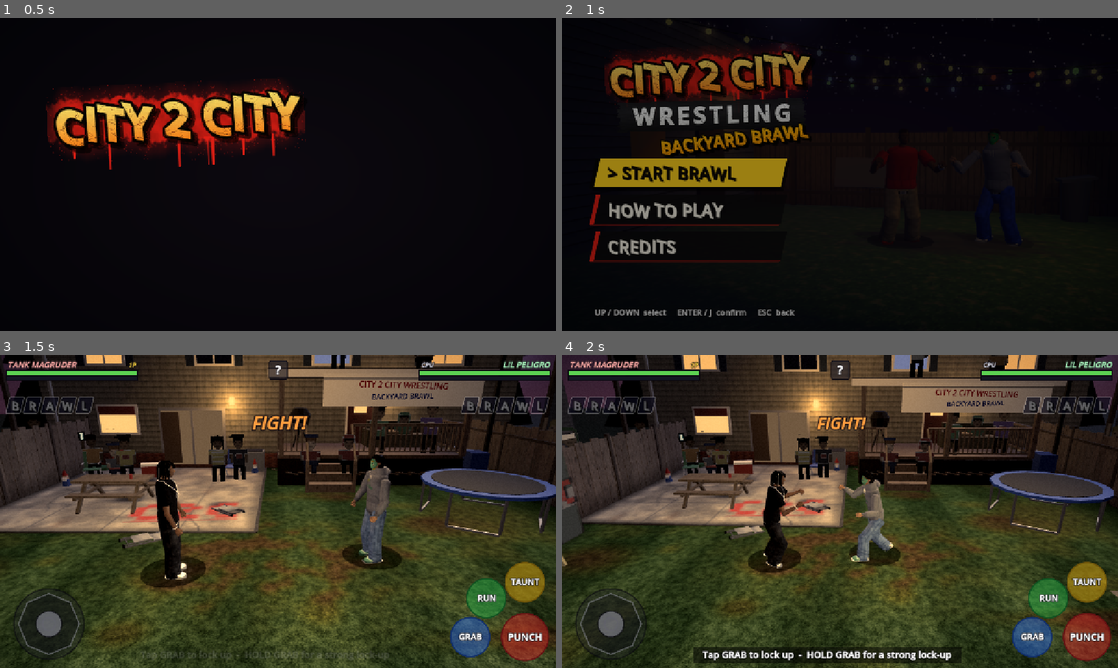
Above: before the commit, frames 1-4 (two rows, left to right).
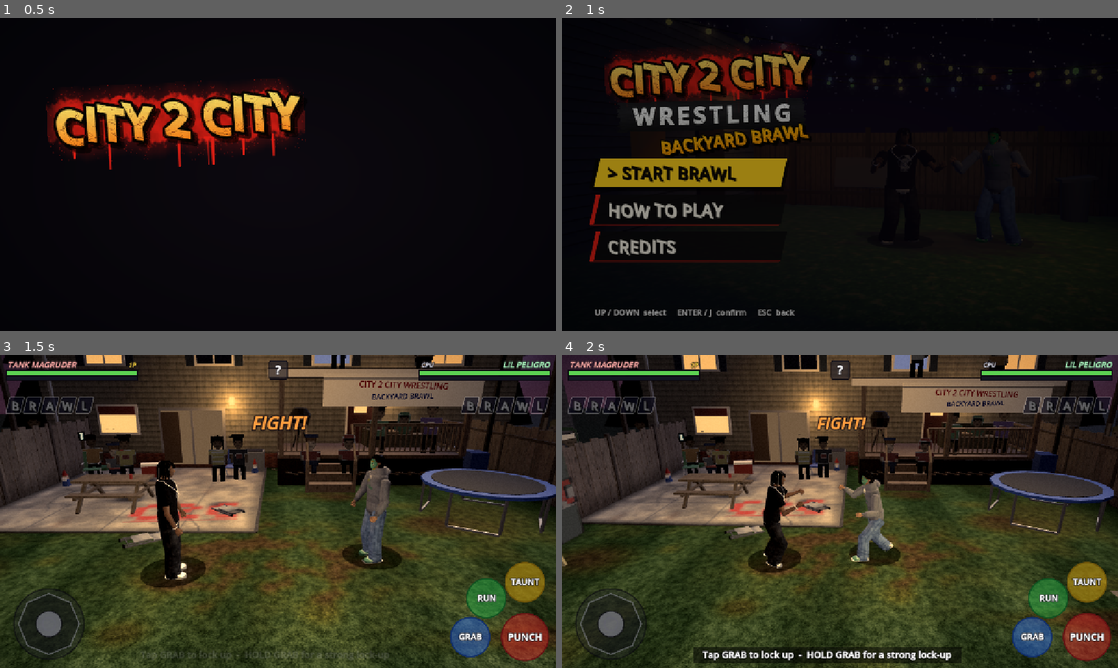
Above: after the commit, the same moments.

Repository: mygoodvibes24/turnbuckle-thunder
Game: Godot game, scene res://title.tscn
Two runs of this game, one before a commit and one after it. Both use one fixed random seed, a clock stepped at 60 frames per second and the inputs below.
Inputs (mouse positions are in pixels of both pictures, inside the frame that each line leads up to):
- Up to frame 1 (0.5 s): no input
- Up to frame 2 (1 s): tap Enter at 0.5 s; move the mouse to (962, 158) at 0.52 s; hold D from 0.53 s (still down); tap J at 0.6 s; click (962, 158) at 0.67 s; tap Space at 0.77 s
- Up to frame 3 (1.5 s): release D at 1.25 s; click "> START BRAWL" at 1.25 s
- Up to frame 4 (2 s): no input

Frame 1 is identical in both runs. In frame 2, 0.2% of the frame differs, in the area x 57-82%, y 40-73%; in frame 3, less than 0.1%; in frame 4, less than 0.1%.

Commit message:
WIP: title looks

Diff:
--- a/scripts/title.gd
+++ b/scripts/title.gd
@@ -941,30 +941,25 @@
 
 func _look_tank() -> Dictionary:
 	return {
-		"gear": Color(0.8, 0.14, 0.1), "skin": Color(0.36, 0.22, 0.14),
-		"hair": "dreads", "hair_color": Color(0.09, 0.06, 0.045), "stubble": true, "facial": "goatee",
-		"top": "flannel", "top_color": Color(0.72, 0.12, 0.1), "top_pattern": "plaid",
-		"top_accent": Color(0.08, 0.06, 0.06),
-		"bottom": "cargo_shorts", "bottom_color": Color(0.6, 0.53, 0.38),
-		"shoes": "hightops", "shoe_color": Color(0.1, 0.1, 0.12), "shoe_accent": Color(0.85, 0.15, 0.12),
-		"sock_l": Color(0.95, 0.95, 0.92), "sock_accent": Color(0.8, 0.14, 0.1),
-		"hat": "none", "wristband_color": Color(0.95, 0.95, 0.92),
-		"knee_brace": "left", "bulk": 1.15, "gut": 0.035,
+		"gear": Color(0.8, 0.14, 0.1), "skin": Color(0.42, 0.28, 0.2), "face": "tank",
+		"hair": "locs", "hair_color": Color(0.05, 0.036, 0.03),
+		"top": "tee", "top_color": Color(0.075, 0.072, 0.078), "graphic": "skull_bolt", "undershirt": true,
+		"bottom_color": Color(0.12, 0.115, 0.125), "bottom_fade": Color(0.34, 0.31, 0.28),
+		"shoe_color": Color(0.06, 0.06, 0.065), "shoe_accent": Color(0.92, 0.92, 0.9),
+		"chain": true, "bracelet": true, "tattoos": true, "bulk": 1.0,
 	}
 
 
 func _look_kid() -> Dictionary:
 	return {
-		"gear": Color(0.15, 0.75, 0.3), "skin": Color(0.66, 0.46, 0.32),
+		"gear": Color(0.15, 0.75, 0.3), "skin": Color(0.62, 0.43, 0.3), "face": "kid",
 		"mask": true, "mask_color": Color(0.12, 0.7, 0.28), "mask_trim": Color(1.0, 0.82, 0.1),
-		"hair": "messy", "hair_color": Color(0.09, 0.07, 0.06),
-		"top": "hoodie", "top_color": Color(0.52, 0.52, 0.55), "top_pattern": "logo",
-		"top_accent": Color(0.12, 0.6, 0.25), "sleeves": "long",
-		"bottom": "basketball_shorts", "bottom_color": Color(0.14, 0.26, 0.75),
-		"bottom_accent": Color(0.95, 0.95, 0.95),
-		"shoes": "skate", "shoe_color": Color(0.12, 0.12, 0.14), "shoe_accent": Color(0.95, 0.95, 0.92),
-		"sock_l": Color(0.95, 0.85, 0.15), "sock_r": Color(0.92, 0.92, 0.9), "sock_accent": Color(0.85, 0.15, 0.6),
-		"bulk": 0.85,
+		"hair": "curls", "hair_color": Color(0.07, 0.055, 0.045),
+		"top": "hoodie", "top_color": Color(0.46, 0.47, 0.49), "top_accent": Color(0.12, 0.62, 0.26),
+		"graphic": "peligro",
+		"bottom_color": Color(0.36, 0.47, 0.62), "bottom_fade": Color(0.7, 0.76, 0.84),
+		"shoe_color": Color(0.9, 0.9, 0.88), "shoe_accent": Color(0.13, 0.55, 0.26),
+		"wristband_color": Color(0.1, 0.1, 0.1), "bulk": 0.86,
 	}
 
 
